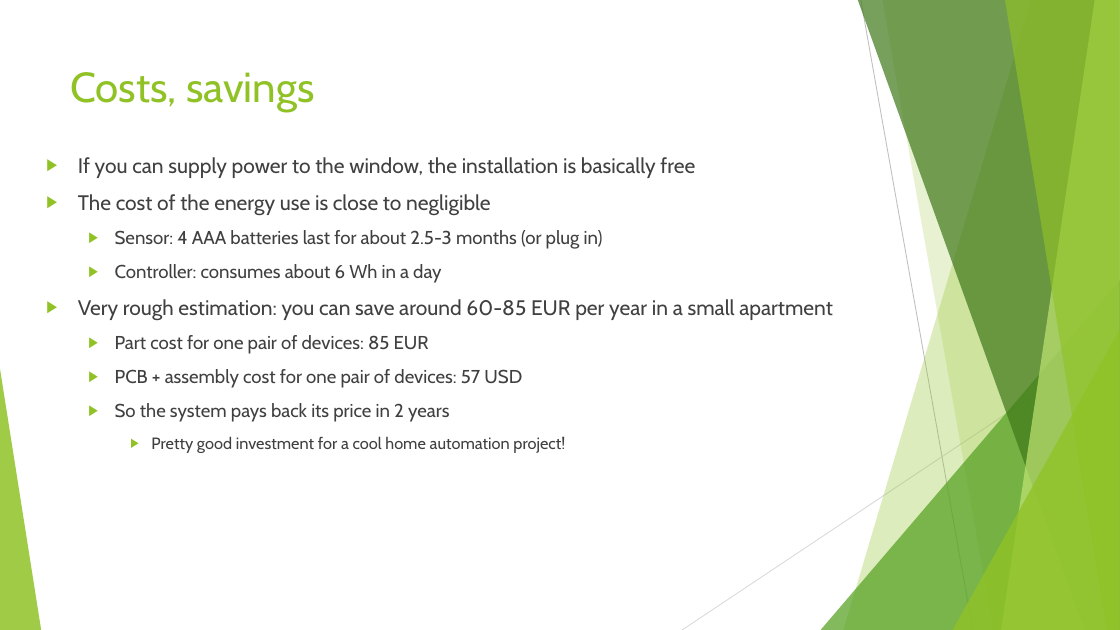
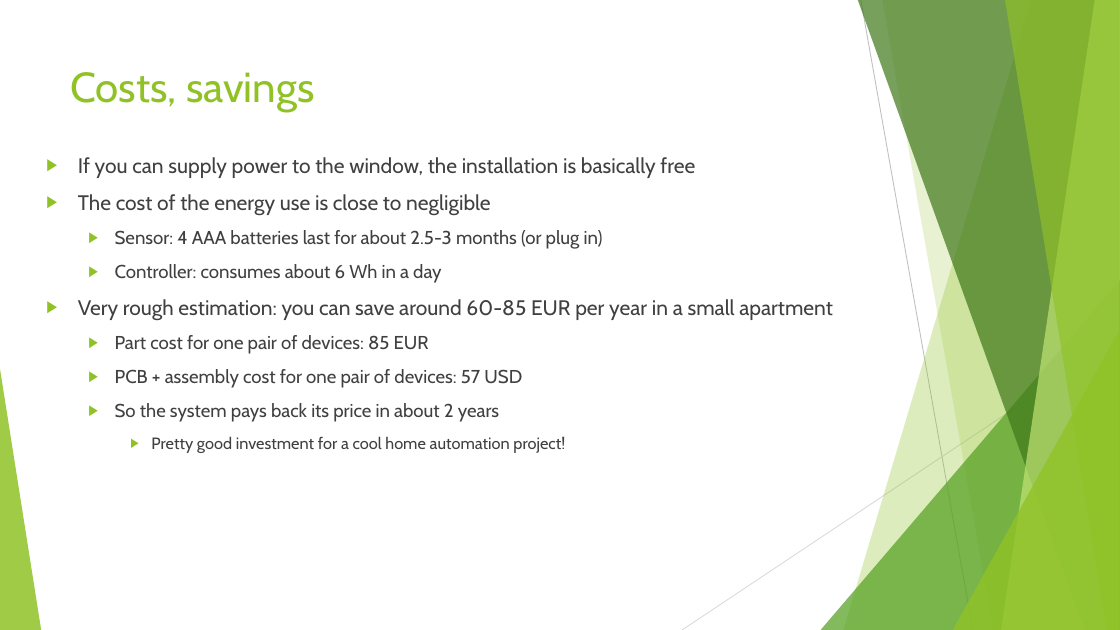
Before and after one commit to csimi97/HEKK, a slide deck: slide 7 of Documentation/Presentation_long.pptx. Drawn at 1120x630 pixels with LibreOffice and Linux fonts; fonts in the diff are those of the drawing. Boxes give left, top, right and bottom in pixels: in the first picture for what was removed or moved away, otherwise in the second. Text is boxed around its words. In the diff, an @@ line names an element or a change of style, - is before the commit and + after.

```diff
--- a/Documentation/Presentation_long.pptx
+++ b/Documentation/Presentation_long.pptx
@@ text at [115,403,499,422]: text changed @@
-  ▶ So the system pays back its price in 2 years
+  ▶ So the system pays back its price in about 2 years
```
Also in this commit, not shown: 3 other slides changed, 3 slides added, 40 other files.
